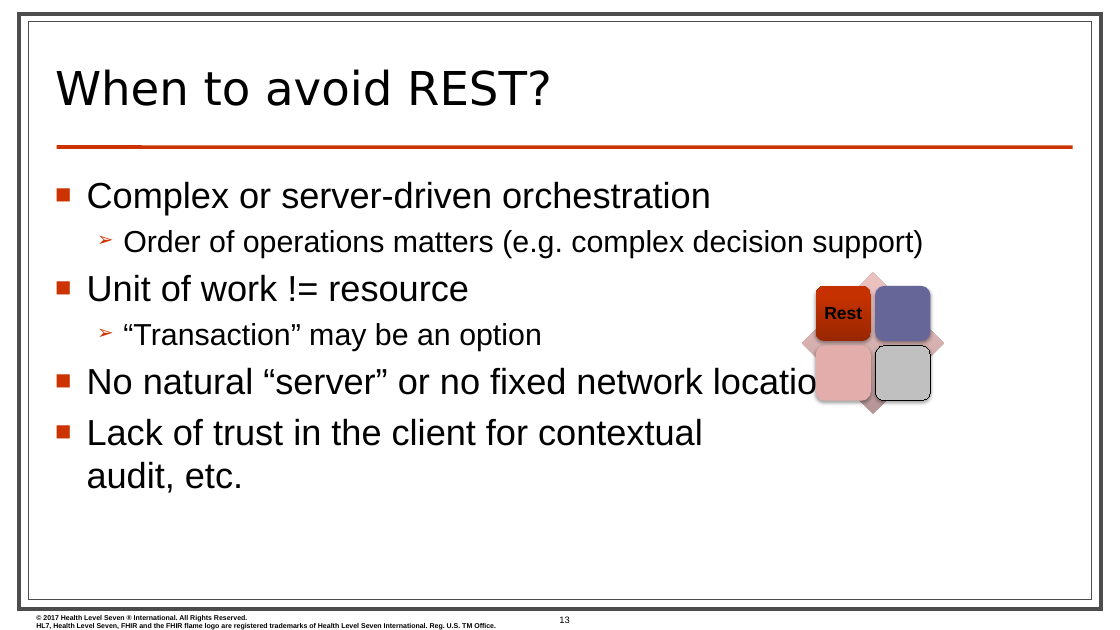
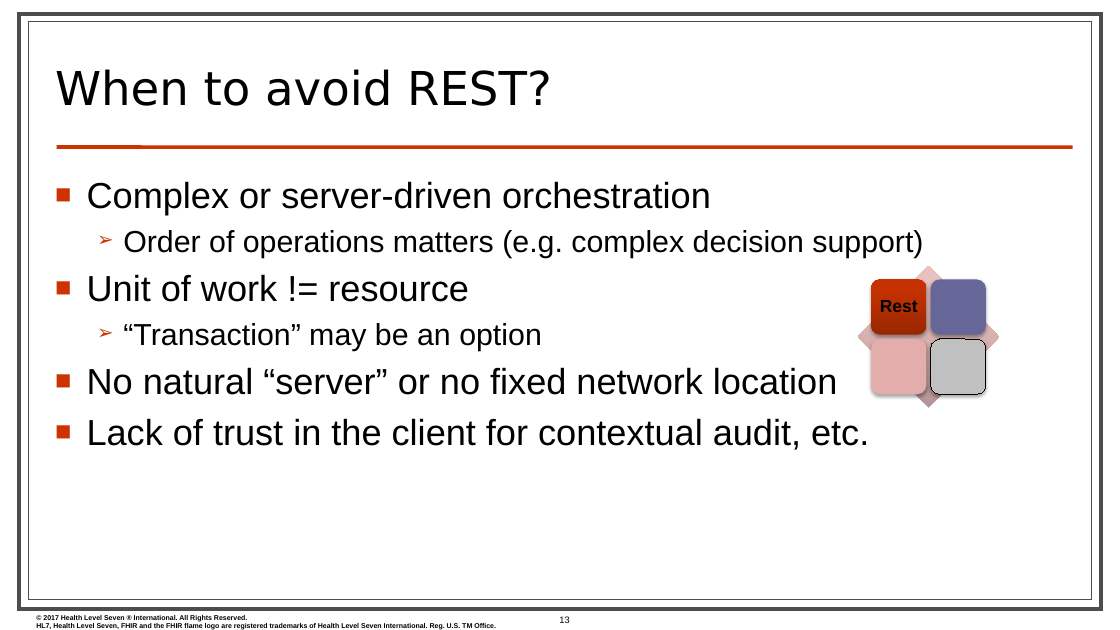
Before and after one commit to FHIR/documents, a slide deck: slide 13 of presentations/2018-01 WGM/FHIR for Architects.pptx. Drawn at 1120x630 pixels with LibreOffice and Linux fonts; fonts in the diff are those of the drawing; background and template pictures are left out. Boxes give left, top, right and bottom in pixels: in the first picture for what was removed or moved away, otherwise in the second. Text is boxed around its words. In the diff, an @@ line names an element or a change of style, - is before the commit and + after.

```diff
--- a/presentations/2018-01 WGM/FHIR for Architects.pptx
+++ b/presentations/2018-01 WGM/FHIR for Architects.pptx
@@ text "Complex or server-driven orchestration" rewrapped from (87, 181, 923, 493) to (87, 181, 923, 450) @@
@@ 4 rounded rectangles, 1 text, 1 diamond: place and size @@
-4 rounded rectangles, 1 text, 1 diamond at (802, 272, 944, 414)
+4 rounded rectangles, 1 text, 1 diamond at (858, 266, 1000, 408)
```
Also in this commit, not shown: 3 other slides changed, 1 other file.
